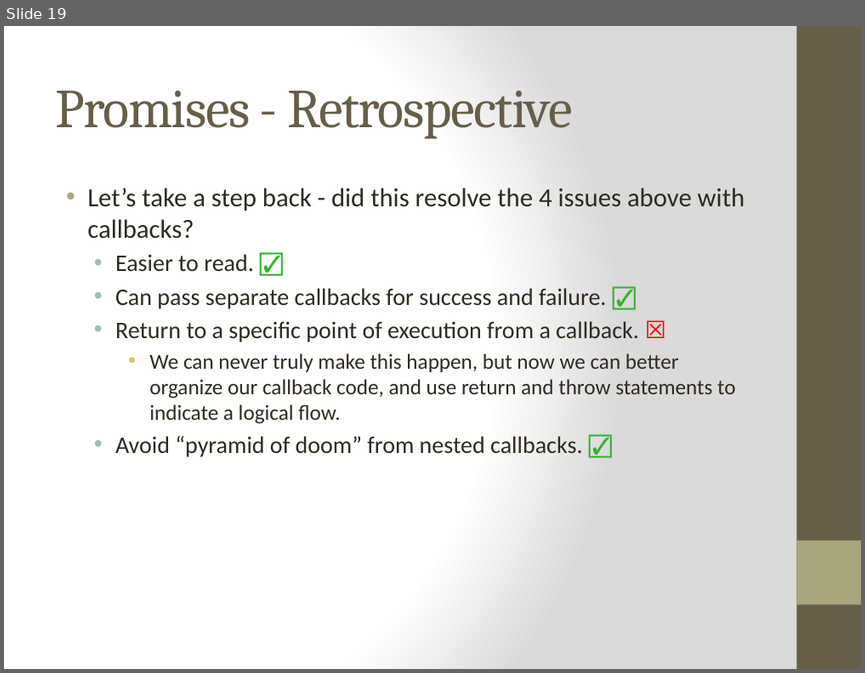
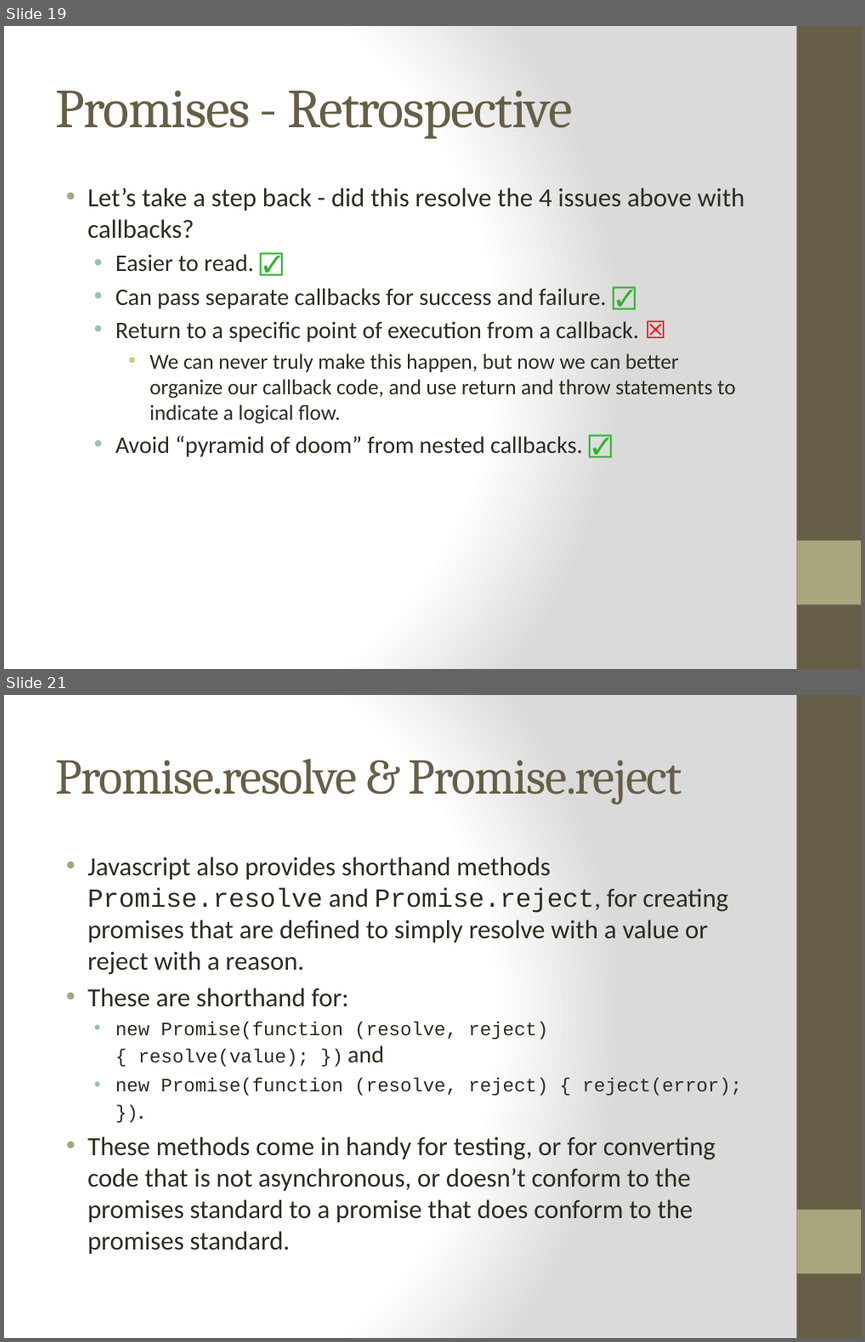
Before and after one commit to cheryly279/AsyncDiscussion, a slide deck: Async_Discussion_9_29_15.pptx. Shown one above the other, each under a label of ours: slide 19 before the commit, slides 19 and 21 after it; the slides between them are not shown. The pictures are 865x673 and 865x1342 pixels, drawn with LibreOffice and Linux fonts; fonts in the diff are those of the drawing. Boxes give left, top, right and bottom in pixels: in the first picture for what was removed or moved away, otherwise in the second. Text is boxed around its words. In the diff, an @@ line names an element or a change of style, - is before the commit and + after.

```diff
--- a/Async_Discussion_9_29_15.pptx
+++ b/Async_Discussion_9_29_15.pptx
@@ slide 21 added at [4,695,861,1338], background gradient #FFFFFF to #DADADA; not listed: 2 template elements that a slide beside it also shows @@
@@ title added at [55,759,682,805], 42 pt, text #675E47 @@
+Promise.resolve & Promise.reject
@@ text added at [87,857,742,1253], 22 pt, text #2F2B20 @@
+• Javascript also provides shorthand methods Promise.resolve and Promise.reject, for creating promises that are defined to simply resolve with a value or reject with a reason.
+• These are shorthand for:
+  • new Promise(function (resolve, reject) { resolve(value); }) and
+  • new Promise(function (resolve, reject) { reject(error); }).
+• These methods come in handy for testing, or for converting code that is not asynchronous, or doesn’t conform to the promises standard to a promise that does conform to the promises standard.
```
Also in this commit, not shown: 2 slides changed, 11 other slides added.
